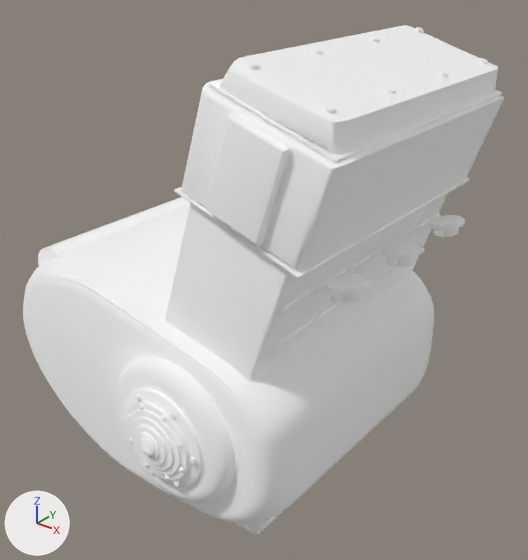
The glTF model Data/BikesV2/kits/hartwell_chopper__b_covers_target_gold.glb as it was, and as the next commit left it.
The view is the same before and after, from a 50 mm camera at (1.335, -0.686, 0.912) aimed at (0.783, 0.004, 0.484). Lighting does not change. The marker at lower left points along +X, +Y and +Z. The first picture is the older version. Vertices at exactly the same position are counted once.

The first picture shows 'hartwell_chopper__b_covers_target_gold'.
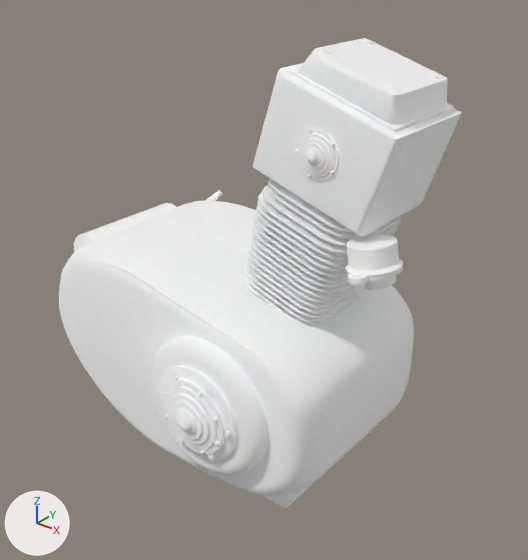
Where the change shows, as pixel boxes (x1, y1, x2, y2) in the pictures (528 x 560 px):
'hartwell_chopper__b_covers_target_gold', reshaped (16% narrower, 8% shorter): before (23, 25, 504, 535); after (59, 38, 462, 508)
part 1 of me_mesh_0, rebuilt (14% narrower, 8% shorter): before (23, 204, 434, 524); after (59, 201, 414, 496)
part 2 of me_mesh_0, rebuilt: before (209, 80, 502, 163); after (289, 67, 454, 132)
part 3 of me_mesh_0, rebuilt: before (252, 513, 280, 529); after (281, 486, 309, 502)
part 4 of me_mesh_0, rebuilt (32% narrower, 29% shorter): before (38, 197, 190, 266); after (74, 203, 177, 252)
part 5 of me_mesh_0, rebuilt (46% narrower, 32% shorter): before (219, 25, 498, 154); after (298, 38, 448, 125)
part 6 of me_mesh_0, rebuilt (45% narrower, 22% shorter): before (165, 193, 448, 381); after (245, 178, 400, 324)
part 7 of me_mesh_0, rebuilt: before (181, 79, 504, 272); after (252, 63, 462, 236)
part 8 of me_mesh_0, rebuilt (mostly hidden): before (238, 511, 283, 535); after (262, 484, 312, 508)
part 9 of me_mesh_0, deleted: before (122, 27, 488, 530)
part 10 of me_mesh_0, cut back: before (33, 177, 470, 503); after (70, 39, 441, 503)

What the commit changed:
Material 's155' (mat_s155) is new.
Its base color is (1.0, 1.0, 1.0) (white #ffffff).
Its metallic is 1.0.
Its roughness is 1.0.
Material 's095' (mat_s095) is new.
Its base color is (1.0, 1.0, 1.0) (white #ffffff).
Its metallic is 1.0.
Its roughness is 1.0.
Material 's156' (mat_s156) is new.
Its base color is (1.0, 1.0, 1.0) (white #ffffff).
Its metallic is 1.0.
Its roughness is 1.0.
Material 's100' (mat_s100) is new.
Its base color is (1.0, 1.0, 1.0) (white #ffffff).
Its metallic is 1.0.
Its roughness is 1.0.
Material 's157' (mat_s157) is new.
Its base color is (1.0, 1.0, 1.0) (white #ffffff).
Its metallic is 1.0.
Its roughness is 1.0.
Material 's158' (mat_s158) is new.
Its base color is (1.0, 1.0, 1.0) (white #ffffff).
Its metallic is 1.0.
Its roughness is 1.0.
me_mesh_0 is used by ob_hartwell_chopper__b_covers_target_gold; location (0.0, 0.0, 0.0).
me_mesh_0 had 6034 vertices, 11604 faces and spanned x 0.495..1.012, y -0.247..0.24, z 0.215..0.802.
me_mesh_0 now has 8201 vertices, 15934 faces and spans x 0.495..1.014, y -0.187..0.18, z 0.215..0.799.
me_mesh_0 part 1: the loose piece of 648 vertices spanning x 0.495..0.96, y -0.2..0.2, z 0.235..0.532 is rebuilt with 648 vertices and now spans x 0.495..0.96, y -0.14..0.14, z 0.235..0.532.
me_mesh_0 part 2: the loose piece of 96 vertices spanning x 0.862..1.007, y -0.177..0.177, z 0.73..0.78 is rebuilt with 96 vertices and now spans x 0.869..0.999, y -0.063..0.063, z 0.733..0.777.
me_mesh_0 part 3: the loose piece of 96 vertices spanning x 0.61..0.915, y -0.164..0.164, z 0.249..0.254 is rebuilt with 96 vertices and now spans x 0.61..0.915, y -0.104..0.104, z 0.249..0.254, in mat_s095 (white #ffffff).
me_mesh_0 part 4: the loose piece of 72 vertices spanning x 0.53..0.59, y -0.17..0.126, z 0.468..0.528 is rebuilt with 72 vertices and now spans x 0.53..0.59, y -0.11..0.066, z 0.468..0.528, in mat_s023 (white #ffffff).
me_mesh_0 part 5: the loose piece of 48 vertices spanning x 0.864..1.004, y -0.175..0.175, z 0.731..0.802 is rebuilt with 48 vertices and now spans x 0.871..0.997, y -0.06..0.06, z 0.733..0.799, in mat_s023 (white #ffffff).
me_mesh_0 part 6: the loose piece of 48 vertices spanning x 0.777..0.963, y -0.18..0.18, z 0.451..0.662 is rebuilt with 1479 vertices and now spans x 0.78..0.957, y -0.075..0.075, z 0.45..0.659, in mat_s022 (white #ffffff).
me_mesh_0 part 7: the loose piece of 48 vertices spanning x 0.819..1.012, y -0.185..0.185, z 0.616..0.779 is rebuilt with 48 vertices and now spans x 0.823..1.008, y -0.073..0.073, z 0.617..0.777, in mat_s022 (white #ffffff).
me_mesh_0 part 8: the loose piece of 48 vertices spanning x 0.616..0.909, y -0.158..0.158, z 0.221..0.251 is rebuilt with 48 vertices and now spans x 0.616..0.909, y -0.098..0.098, z 0.221..0.251, in mat_s095 (white #ffffff).
me_mesh_0 part 9: 74 loose pieces with 2288 vertices, spanning x 0.612..1.007, y -0.235..0.24, z 0.246..0.8, are deleted.
me_mesh_0 part 10: 2212 vertices removed from x 0.518..1.007, y -0.247..0.235, z 0.255..0.669; 5236 vertices added at x 0.518..1.014, y -0.187..0.18, z 0.246..0.798.
Other edits to the shape of me_mesh_0 do not show in these pictures.
me_mesh_0 gains material mat_s095 (white #ffffff).
me_mesh_0 gains material mat_s100 (white #ffffff).
me_mesh_0 gains material mat_s155 (white #ffffff).
me_mesh_0 gains material mat_s156 (white #ffffff).
me_mesh_0 gains material mat_s157 (white #ffffff).
me_mesh_0 gains material mat_s158 (white #ffffff).
